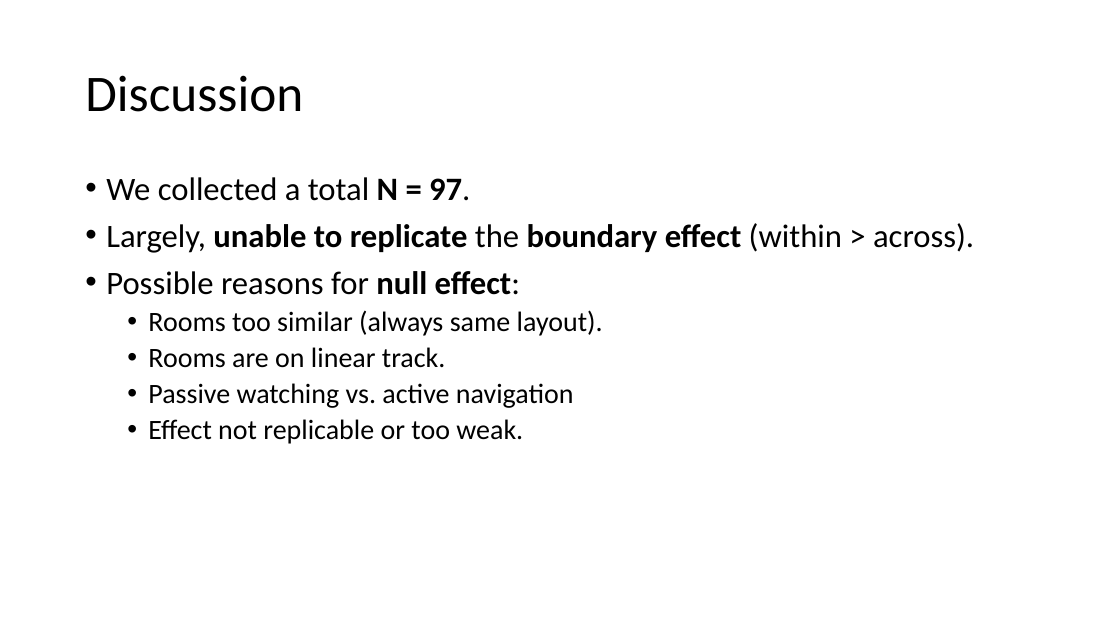
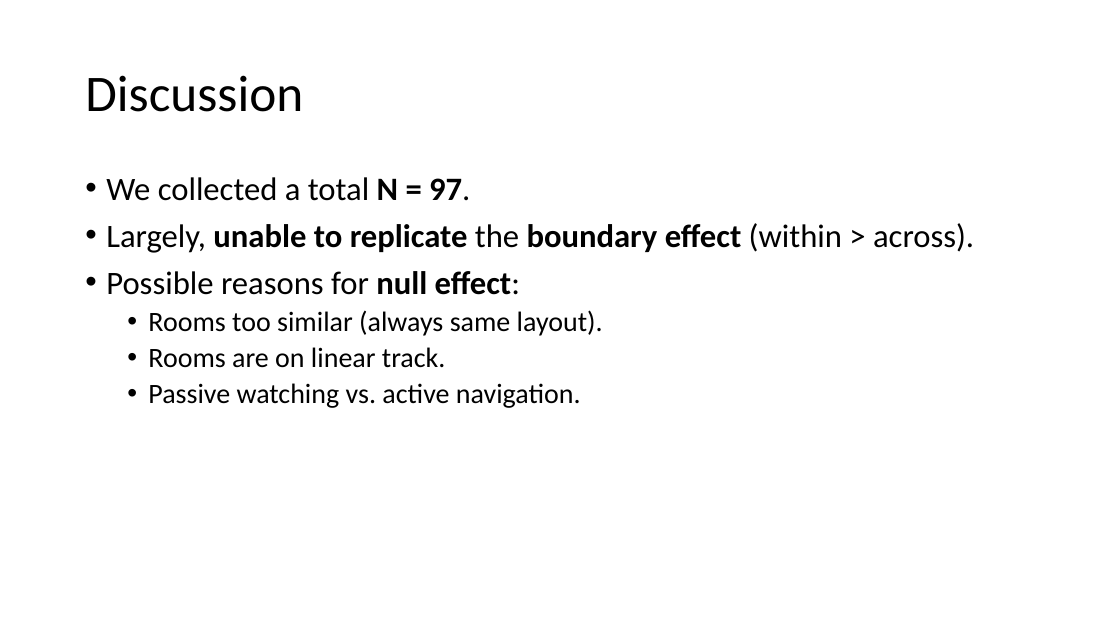
Before and after one commit to JAQuent/boundaryVR, a slide deck: slide 10 of BNA2021_poster/presentation_2021_online_BNA.pptx. Drawn at 1120x630 pixels with LibreOffice and Linux fonts; fonts in the diff are those of the drawing. Boxes give left, top, right and bottom in pixels: in the first picture for what was removed or moved away, otherwise in the second. Text is boxed around its words. In the diff, an @@ line names an element or a change of style, - is before the commit and + after.

Commit message:
Update poster

```diff
--- a/BNA2021_poster/presentation_2021_online_BNA.pptx
+++ b/BNA2021_poster/presentation_2021_online_BNA.pptx
@@ text at [148,383,581,408]: text changed @@
-  • Passive watching vs. active navigation
-  • Effect not replicable or too weak.
+  • Passive watching vs. active navigation.
```
Also in this commit, not shown: 2 other slides changed, 1 other file.
